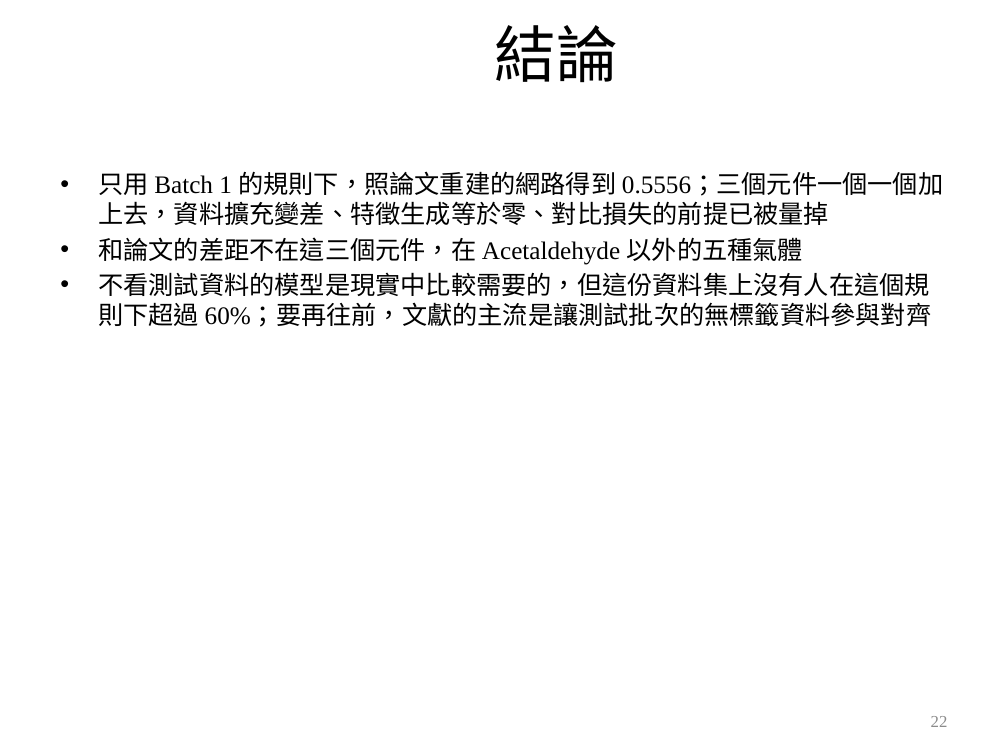
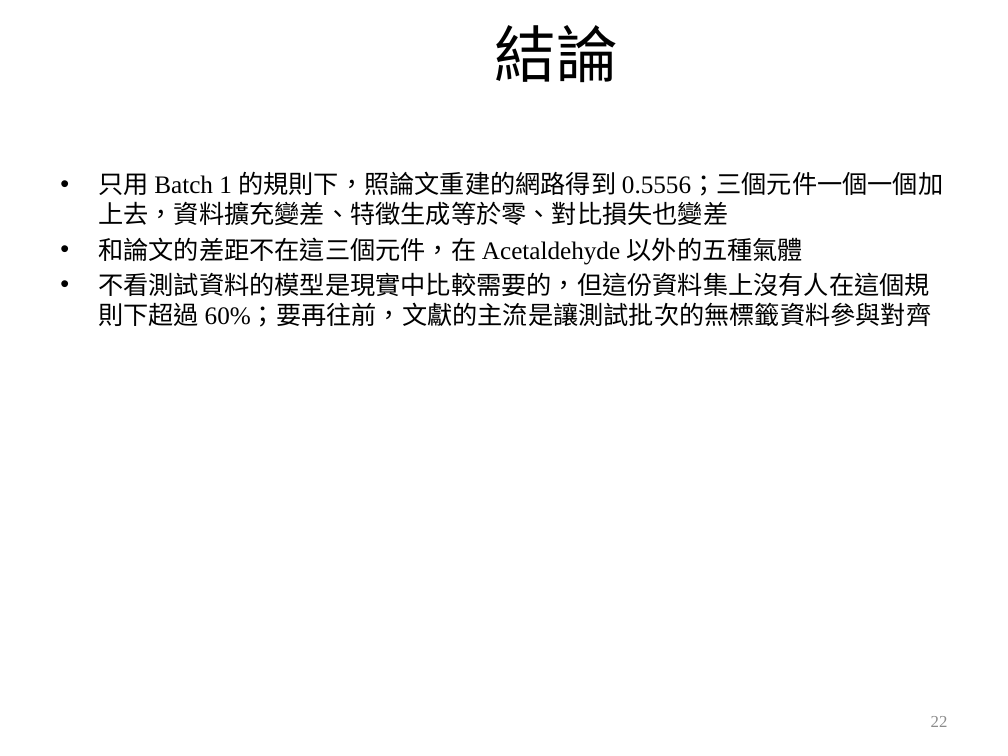
Before and after one commit to wintera1233/cdcnn, a slide deck: slide 22 of reports/09-22-merged.pptx. Drawn at 1008x756 pixels with LibreOffice and Linux fonts; fonts in the diff are those of the drawing; background and template pictures are left out. Boxes give left, top, right and bottom in pixels: in the first picture for what was removed or moved away, otherwise in the second. Text is boxed around its words. In the diff, an @@ line names an element or a change of style, - is before the commit and + after.

```diff
--- a/reports/09-22-merged.pptx
+++ b/reports/09-22-merged.pptx
@@ text at box(98, 171, 943, 225): text changed @@
-• 只用 Batch 1 的規則下，照論文重建的網路得到 0.5556；三個元件一個一個加上去，資料擴充變差、特徵生成等於零、對比損失的前提已被量掉
+• 只用 Batch 1 的規則下，照論文重建的網路得到 0.5556；三個元件一個一個加上去，資料擴充變差、特徵生成等於零、對比損失也變差
```
Also in this commit, not shown: 2 other slides changed, 6 other files.
